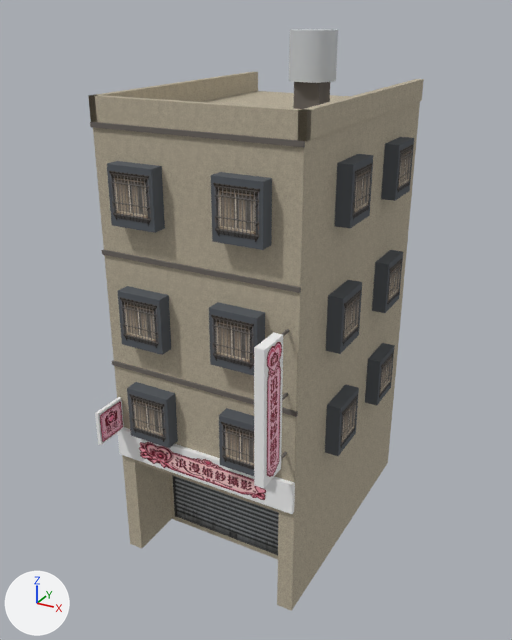
Renders of the glTF model public/assets/models/buildings/shophouse-08.glb from each side of a commit.
Camera for both pictures: a camera (50 mm lens) standing at (9.07, -13.45, 15.29) and looking at (-0.03, 3.09, 7.01). Arrows for +X, +Y and +Z are at lower left; the lights stay in place. The first picture is the older version. Where no turn or scale is listed for an object, it has been applied to the vertices. Vertices at exactly the same position are counted once.

Before the edit, the objects in view are built like this:
```python
me_mesh_0 = bpy.data.meshes.new('Mesh_0')
me_mesh_0.from_pydata(...)  # 258 vertices, 400 faces; spans x -3.2..3.2, y -1.4..6.4, z 3.4..14.8
me_mesh_0.materials.append(mat_material_0)
me_mesh_1 = bpy.data.meshes.new('Mesh_1')
me_mesh_1.from_pydata(...)  # 44 vertices, 84 faces; spans x -2.85..2.85, y 0.0..8.0, z 0.0..13.4
me_mesh_1.materials.append(mat_wall)
me_mesh_2 = bpy.data.meshes.new('Mesh_2')
me_mesh_2.from_pydata(...)  # 96 vertices, 48 faces; spans x -3.21..3.21, y -1.37..6.36, z 0.15..11.99
me_mesh_2.materials.append(mat_decals)
ob_body = bpy.data.objects.new('body', me_mesh_0)
ob_body.location = (0.0, 0.0, 0.0)
ob_decals = bpy.data.objects.new('decals', me_mesh_2)
ob_decals.location = (0.0, 0.0, 0.0)
ob_wall = bpy.data.objects.new('wall', me_mesh_1)
ob_wall.location = (0.0, 0.0, 0.0)
```
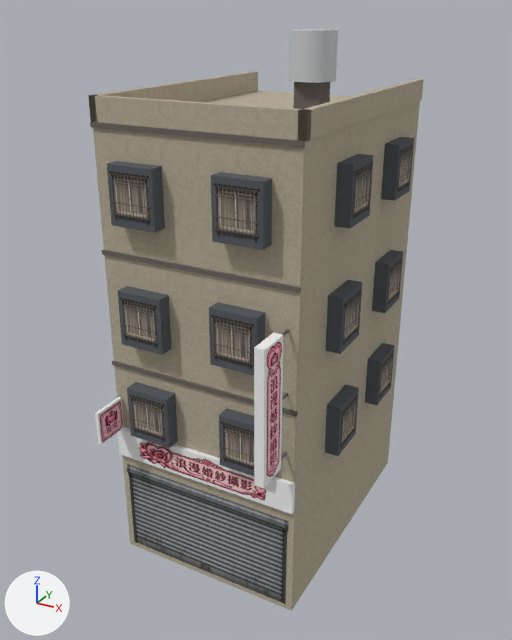
Pixel boxes [x1, y1, x2, y2] of what changed, in the pictures (512 x 640 px; the box of a moved part takes in the faces that stretch with it):
'decals', reshaped (12% taller)
    before: [100, 145, 413, 555]
    after: [100, 145, 413, 604]
part 1 of me_mesh_1, built on
    both: [124, 460, 292, 607]
part 2 of me_mesh_2, moved or reshaped
    before: [172, 475, 279, 555]
    after: [127, 464, 288, 604]

The edits, one by one:
me_mesh_1 is used by ob_wall; location (0.0, 0.0, 0.0).
me_mesh_1 had 44 vertices, 84 faces and spanned x -2.85..2.85, y 0.0..8.0, z 0.0..13.4.
me_mesh_1 now has 28 vertices, 48 faces and spans x -2.85..2.85, y 0.0..8.0, z 0.0..13.4.
Part 1, on me_mesh_1:
16 vertices are removed from x -2.8..2.8, y 0.0..8.0, z 0.0..3.2.
46 faces are deleted.
10 new faces join them.
me_mesh_2 has 96 vertices, 48 faces and spans x -3.21..3.21, y -1.37..6.36, z 0.15..11.99.
me_mesh_2 is used by ob_decals; location (0.0, 0.0, 0.0).
Part 2, on me_mesh_2:
Vertex 0 of me_mesh_2 moves from (-2.25, 1.59, 3.05) to (-2.65, -0.01, 3.05) at pixel (126, 463).
Vertex 1 of me_mesh_2 moves from (2.25, 1.59, 3.05) to (2.65, -0.01, 3.05) at pixel (288, 521).
Vertex 2 of me_mesh_2 moves from (-2.25, 1.59, 0.15) at pixel (173, 516) to (-2.65, -0.01, 0.15) at pixel (133, 541).
Vertex 3 of me_mesh_2 moves from (2.25, 1.59, 0.15) to (2.65, -0.01, 0.15) at pixel (286, 605).
